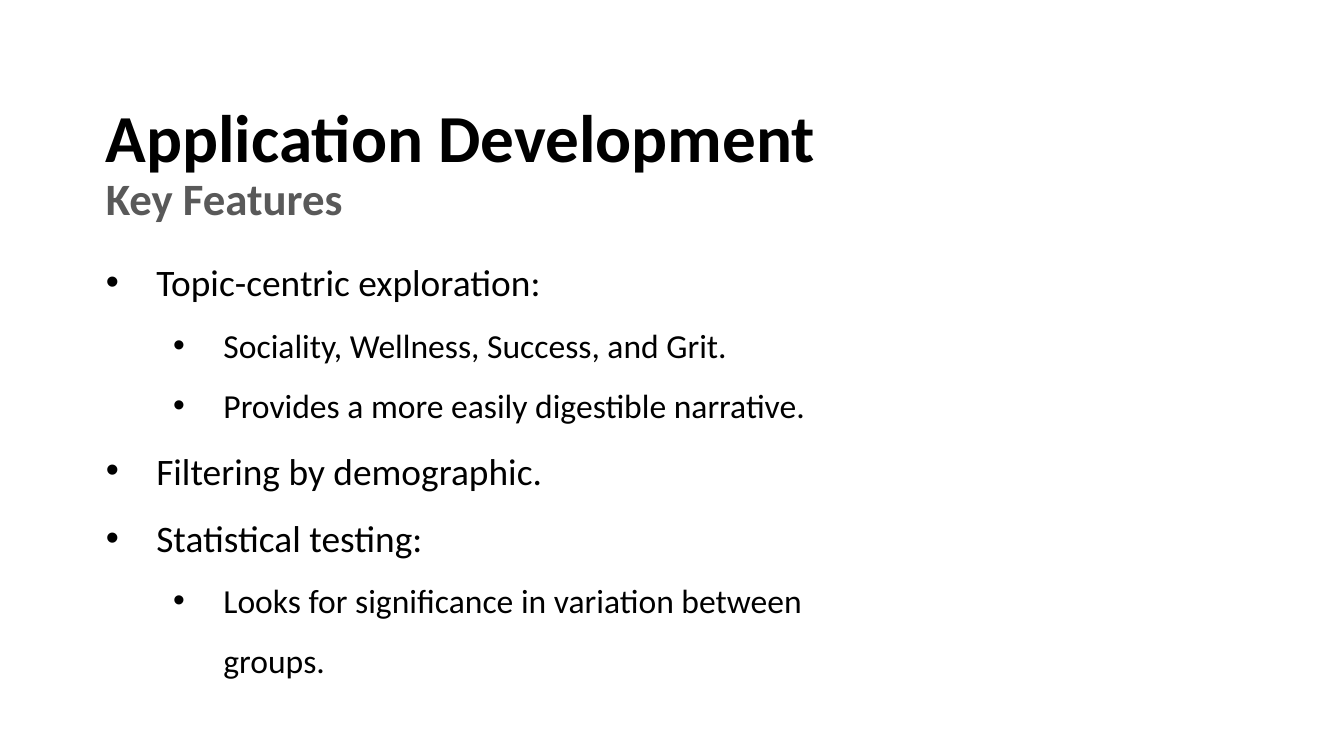
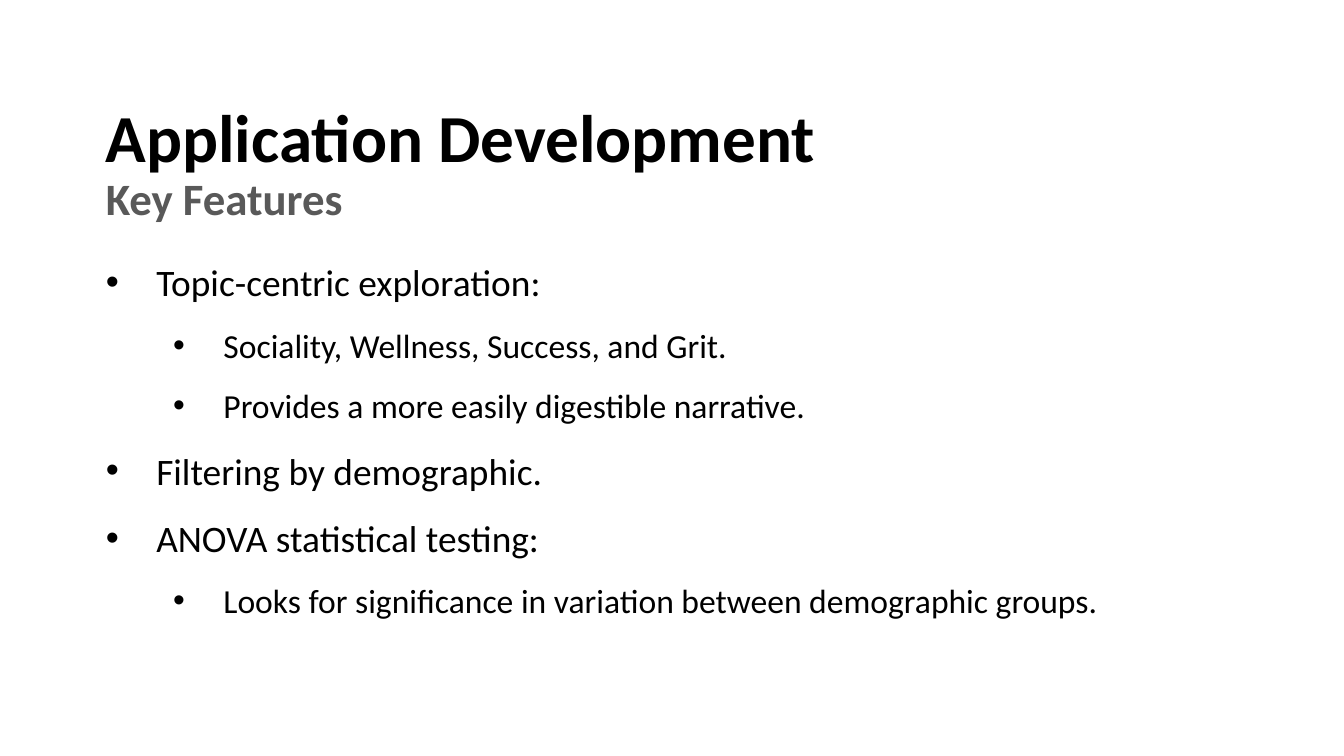
Before and after one commit to ethan-lott/saase-app, a slide deck: slide 6 of Presentation.pptx (slide 5 before the commit). Drawn at 1344x756 pixels with LibreOffice and Linux fonts; fonts in the diff are those of the drawing; background and template pictures are left out. Boxes give left, top, right and bottom in pixels: in the first picture for what was removed or moved away, otherwise in the second. Text is boxed around its words. In the diff, an @@ line names an element or a change of style, - is before the commit and + after.

```diff
--- a/Presentation.pptx
+++ b/Presentation.pptx
@@ text at (156,526,1097,619): text changed @@
-• Statistical testing:
-  • Looks for significance in variation between groups.
+• ANOVA statistical testing:
+  • Looks for significance in variation between demographic groups.
```
Also in this commit, not shown: 5 other slides changed, 3 slides added, 1 slide removed, 2 other files.
